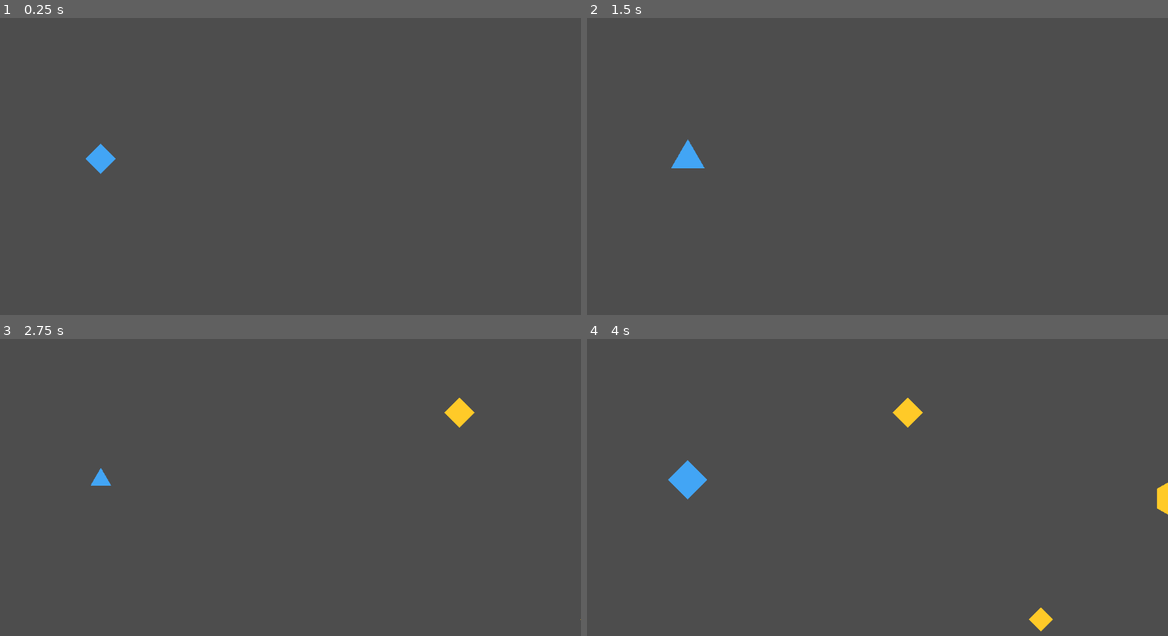
Above: before the commit, frames 1-4 (two rows, left to right).
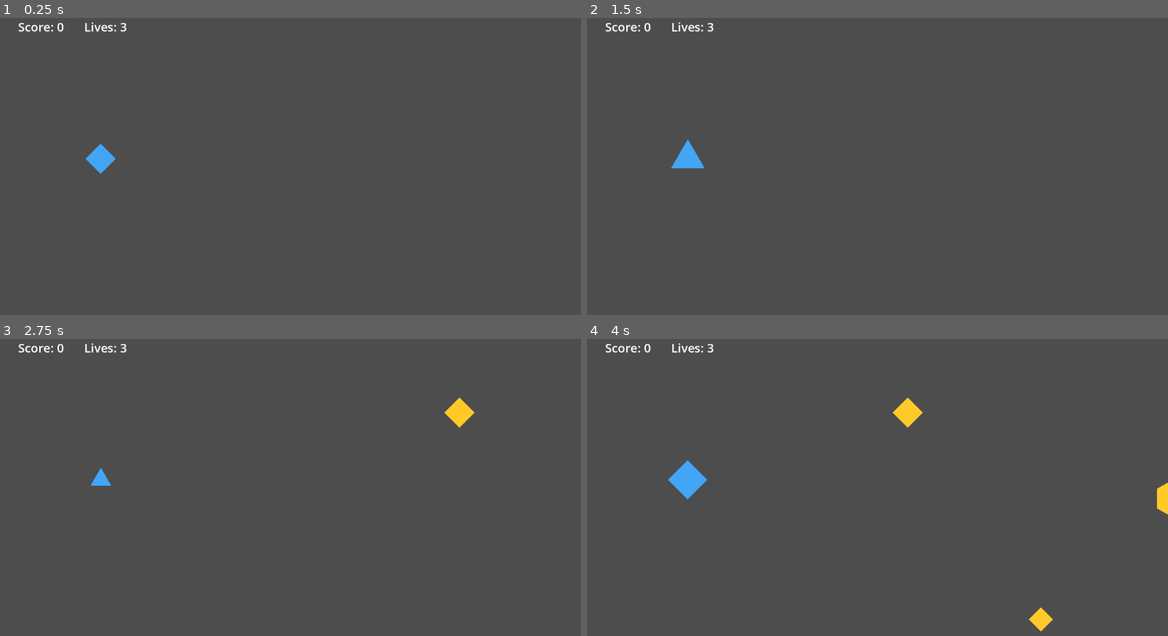
Above: after the commit, the same moments.

Repository: mdnadeemm/new-game-project
Game: Godot game, scene res://scenes/Main.tscn
The game is run twice, just before and just after one commit, with the same random seed, the same clock (stepped at 60 frames per second) and the same inputs.
Inputs:
- Up to frame 1 (0.25 s): no input
- Up to frame 2 (1.5 s): tap Enter at 0.5 s; hold D (move_right) 0.53-1.28 s; tap Space at 1.25 s; hold S (move_down) from 1.28 s (still down)
- Up to frame 3 (2.75 s): release S (move_down) at 2.03 s; hold D (move_right) from 2.03 s (still down)
- Up to frame 4 (4 s): release D (move_right) at 2.78 s; hold W (move_up) 2.78-3.53 s; hold A (move_left) from 3.53 s (still down)

The runs differ from the first frame. In frame 1, 0.2% of the frame differs, in the area x 3-22%, y 1-5%; in frame 2, 0.2%; in frame 3, 0.2%; in frame 4, 0.2%.

Commit message:
Add texture import for icon and generate unique IDs for scripts
- Imported icon.jpg as a compressed texture with specific parameters.
- Created unique identifiers for Main.gd, Obstacle.gd, Player.gd, and Shapes.gd scripts.

Diff:
--- /dev/null
+++ b/Test.tscn
@@ -0,0 +1,10 @@
+[gd_scene load_steps=2 format=3 uid="uid://dnnka5th1gldj"]
+
+[ext_resource type="Texture2D" uid="uid://ocqr4kaowgws" path="res://icon.svg" id="1_mtyf4"]
+
+[node name="Node2D" type="Node2D"]
+
+[node name="Sprite2D" type="Sprite2D" parent="."]
+texture = ExtResource("1_mtyf4")
+
+[node name="Node2D" type="Node2D" parent="."]
--- /dev/null
+++ b/icon.svg
@@ -0,0 +1 @@
+<svg xmlns="http://www.w3.org/2000/svg" width="128" height="128"><rect width="124" height="124" x="2" y="2" fill="#363d52" stroke="#212532" stroke-width="4" rx="14"/><g fill="#fff" transform="translate(12.322 12.322)scale(.101)"><path d="M105 673v33q407 354 814 0v-33z"/><path fill="#478cbf" d="m105 673 152 14q12 1 15 14l4 67 132 10 8-61q2-11 15-15h162q13 4 15 15l8 61 132-10 4-67q3-13 15-14l152-14V427q30-39 56-81-35-59-83-108-43 20-82 47-40-37-88-64 7-51 8-102-59-28-123-42-26 43-46 89-49-7-98 0-20-46-46-89-64 14-123 42 1 51 8 102-48 27-88 64-39-27-82-47-48 49-83 108 26 42 56 81zm0 33v39c0 276 813 276 814 0v-39l-134 12-5 69q-2 10-14 13l-162 11q-12 0-16-11l-10-65H446l-10 65q-4 11-16 11l-162-11q-12-3-14-13l-5-69z"/><path d="M483 600c0 34 58 34 58 0v-86c0-34-58-34-58 0z"/><circle cx="725" cy="526" r="90"/><circle cx="299" cy="526" r="90"/></g><g fill="#414042" transform="translate(12.322 12.322)scale(.101)"><circle cx="307" cy="532" r="60"/><circle cx="717" cy="532" r="60"/></g></svg>
--- a/scenes/Main.tscn
+++ b/scenes/Main.tscn
@@ -14,15 +14,28 @@
 [node name="HUD" type="Control" parent="CanvasLayer"]
 layout_mode = 3
 anchors_preset = 3
+anchor_left = 1.0
+anchor_top = 1.0
 anchor_right = 1.0
+anchor_bottom = 1.0
 offset_bottom = 50.0
+grow_horizontal = 0
+grow_vertical = 0
 
 [node name="Score" type="Label" parent="CanvasLayer/HUD"]
+layout_mode = 0
+offset_left = -1116.0
+offset_top = -627.0
+offset_right = -1025.0
+offset_bottom = -593.0
+theme_override_font_sizes/font_size = 24
 text = "Score: 0"
-theme_override_font_sizes/font_size = 24
-position = Vector2(16, 8)
 
 [node name="Lives" type="Label" parent="CanvasLayer/HUD"]
+layout_mode = 0
+offset_left = -985.0
+offset_top = -627.0
+offset_right = -900.0
+offset_bottom = -593.0
+theme_override_font_sizes/font_size = 24
 text = "Lives: 3"
-theme_override_font_sizes/font_size = 24
-position = Vector2(200, 8)
--- a/scripts/Main.gd
+++ b/scripts/Main.gd
@@ -11,65 +11,65 @@
 @export var obstacle_speed: float = 220.0
 
 func _ready() -> void:
-    randomize()
-    _update_hud()
+	randomize()
+	_update_hud()
 
 func _process(delta: float) -> void:
-    time_accum += delta
-    if time_accum >= spawn_interval:
-        time_accum = 0.0
-        _spawn_obstacle()
+	time_accum += delta
+	if time_accum >= spawn_interval:
+		time_accum = 0.0
+		_spawn_obstacle()
 
 func _spawn_obstacle() -> void:
-    var scene := load("res://scenes/Obstacle.tscn") as PackedScene
-    var o := scene.instantiate() as Area2D
-    var shapes := Shapes.all_shapes()
-    var sizes := Shapes.size_scales()
-    var shape_key: String = String(shapes[randi() % shapes.size()])
-    var size_scale: float = float(sizes[randi() % sizes.size()])
-    add_child(o)
-    if o.has_method("configure"):
-        o.call("configure", shape_key, size_scale, obstacle_speed)
-    var rect := get_viewport_rect()
-    var y: float = clamp(randf_range(60.0, float(rect.size.y) - 60.0), 60.0, float(rect.size.y) - 60.0)
-    o.position = Vector2(rect.size.x + 100.0, y)
-    o.connect("area_entered", Callable(self, "_on_obstacle_area_entered").bind(o))
-    o.connect("exited_screen", Callable(self, "_on_obstacle_exit"))
+	var scene := load("res://scenes/Obstacle.tscn") as PackedScene
+	var o := scene.instantiate() as Area2D
+	var shapes := Shapes.all_shapes()
+	var sizes := Shapes.size_scales()
+	var shape_key: String = String(shapes[randi() % shapes.size()])
+	var size_scale: float = float(sizes[randi() % sizes.size()])
+	add_child(o)
+	if o.has_method("configure"):
+		o.call("configure", shape_key, size_scale, obstacle_speed)
+	var rect := get_viewport_rect()
+	var y: float = clamp(randf_range(60.0, float(rect.size.y) - 60.0), 60.0, float(rect.size.y) - 60.0)
+	o.position = Vector2(rect.size.x + 100.0, y)
+	o.connect("area_entered", Callable(self, "_on_obstacle_area_entered").bind(o))
+	o.connect("exited_screen", Callable(self, "_on_obstacle_exit"))
 
 func _on_obstacle_exit() -> void:
-    # Missed obstacle: no penalty per design
-    pass
+	# Missed obstacle: no penalty per design
+	pass
 
 func _on_obstacle_area_entered(_area: Area2D, obstacle: Area2D) -> void:
-    # Compare shapes and sizes between player and obstacle
-    var ok := false
-    var p_shape = player.get("current_shape")
-    var p_size_index = int(player.get("size_index"))
-    var o_shape = obstacle.get("shape_key")
-    var o_scale = float(obstacle.get("size_scale"))
-    if typeof(p_shape) == TYPE_STRING and typeof(o_shape) == TYPE_STRING:
-        ok = (String(p_shape) == String(o_shape))
-        if ok and p_size_index >= 0:
-            var sizes := Shapes.size_scales()
-            if p_size_index < sizes.size():
-                ok = is_equal_approx(sizes[p_size_index], o_scale)
-    if ok:
-        score += 1
-        _update_hud()
-        obstacle.queue_free()
-    else:
-        _lose_life()
-        obstacle.queue_free()
+	# Compare shapes and sizes between player and obstacle
+	var ok := false
+	var p_shape = player.get("current_shape")
+	var p_size_index = int(player.get("size_index"))
+	var o_shape = obstacle.get("shape_key")
+	var o_scale = float(obstacle.get("size_scale"))
+	if typeof(p_shape) == TYPE_STRING and typeof(o_shape) == TYPE_STRING:
+		ok = (String(p_shape) == String(o_shape))
+		if ok and p_size_index >= 0:
+			var sizes := Shapes.size_scales()
+			if p_size_index < sizes.size():
+				ok = is_equal_approx(sizes[p_size_index], o_scale)
+	if ok:
+		score += 1
+		_update_hud()
+		obstacle.queue_free()
+	else:
+		_lose_life()
+		obstacle.queue_free()
 
 func _lose_life() -> void:
-    lives -= 1
-    _update_hud()
-    if lives <= 0:
-        _game_over()
+	lives -= 1
+	_update_hud()
+	if lives <= 0:
+		_game_over()
 
 func _game_over() -> void:
-    get_tree().reload_current_scene()
+	get_tree().reload_current_scene()
 
 func _update_hud() -> void:
-    hud_score.text = "Score: %d" % score
-    hud_lives.text = "Lives: %d" % lives
+	hud_score.text = "Score: %d" % score
+	hud_lives.text = "Lives: %d" % lives
--- a/scripts/Obstacle.gd
+++ b/scripts/Obstacle.gd
@@ -10,24 +10,24 @@
 @onready var collision: CollisionPolygon2D = $CollisionPolygon2D
 
 func _ready() -> void:
-    _apply_visual()
+	_apply_visual()
 
 func configure(shape_key_in: String, size_scale_in: float, speed_in: float) -> void:
-    shape_key = shape_key_in
-    size_scale = size_scale_in
-    speed = speed_in
-    _apply_visual()
+	shape_key = shape_key_in
+	size_scale = size_scale_in
+	speed = speed_in
+	_apply_visual()
 
 func _apply_visual() -> void:
-    var pts: PackedVector2Array = Shapes.get_shape_points(shape_key, size_scale)
-    if is_instance_valid(poly):
-        poly.polygon = pts
-        poly.color = Color.hex(0xffca28ff)
-    if is_instance_valid(collision):
-        collision.polygon = pts
+	var pts: PackedVector2Array = Shapes.get_shape_points(shape_key, size_scale)
+	if is_instance_valid(poly):
+		poly.polygon = pts
+		poly.color = Color.hex(0xffca28ff)
+	if is_instance_valid(collision):
+		collision.polygon = pts
 
 func _physics_process(delta: float) -> void:
-    position.x -= speed * delta
-    if position.x < -200.0:
-        emit_signal("exited_screen")
-        queue_free()
+	position.x -= speed * delta
+	if position.x < -200.0:
+		emit_signal("exited_screen")
+		queue_free()
Not shown, added: addons/godot_super-wakatime/api_key_prompt.tscn
Not shown, added: addons/godot_super-wakatime/counter.tscn
Not shown, added: addons/godot_super-wakatime/decompressor.gd
Not shown, added: addons/godot_super-wakatime/decompressor.gd.uid
Not shown, added: addons/godot_super-wakatime/godot_super-wakatime.gd
Not shown, added: addons/godot_super-wakatime/godot_super-wakatime.gd.uid
Not shown, added: addons/godot_super-wakatime/heartbeat.gd
Not shown, added: addons/godot_super-wakatime/heartbeat.gd.uid
Not shown, added: addons/godot_super-wakatime/plugin.cfg
Not shown, added: addons/godot_super-wakatime/utils.gd
Not shown, added: addons/godot_super-wakatime/utils.gd.uid
Not shown, added: icon.svg.import
(and 17 more such lines)
